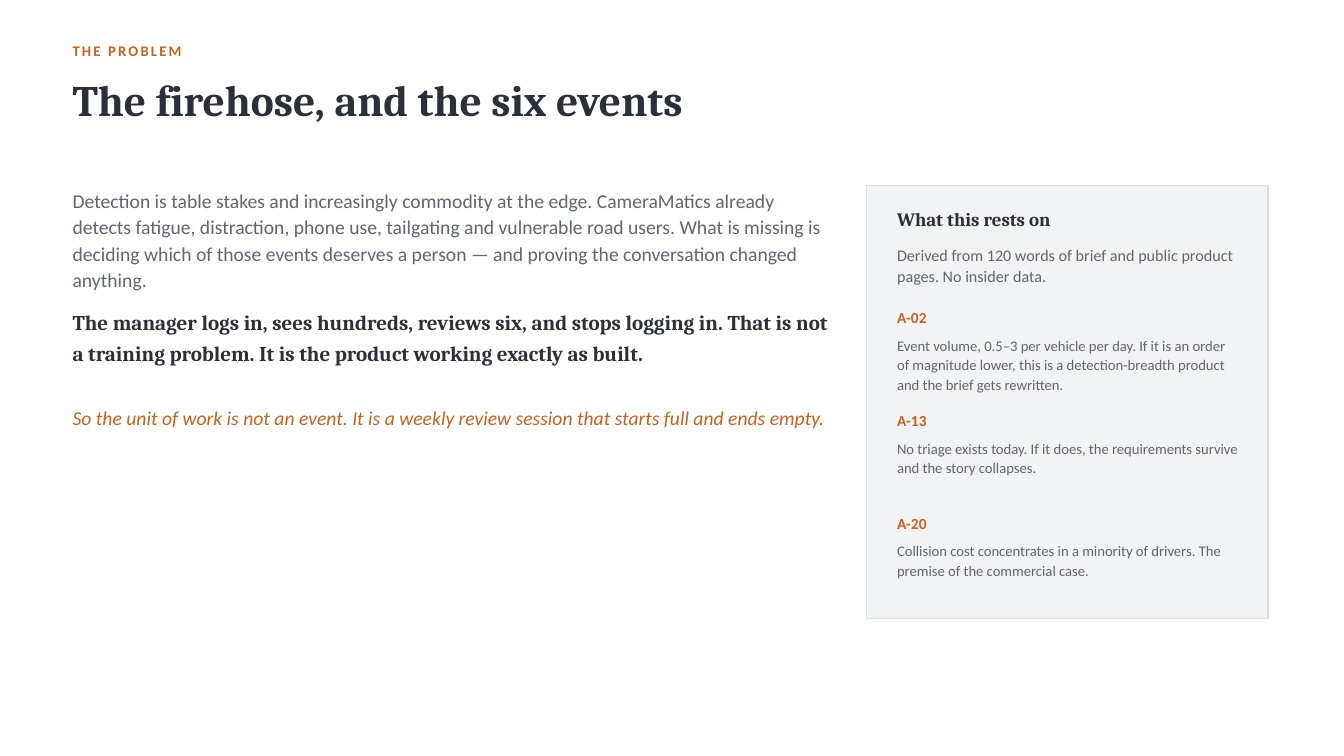
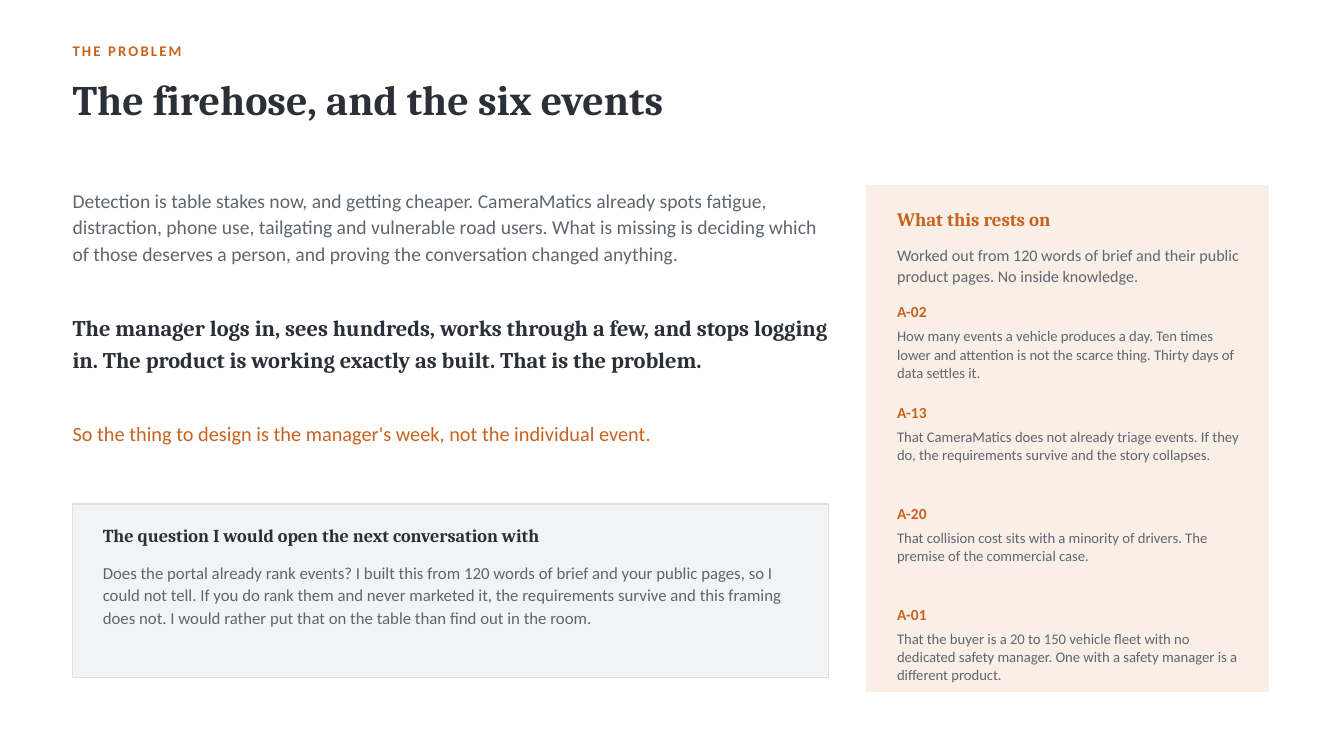
Before and after one commit to dannydaley76/cameramatics-product-brain, a slide deck: slide 3 of Claude outputs/cameramatics-danny-daley.pptx (slide 8 before the commit). Drawn at 1344x756 pixels with LibreOffice and Linux fonts; fonts in the diff are those of the drawing. Boxes give left, top, right and bottom in pixels: in the first picture for what was removed or moved away, otherwise in the second. Text is boxed around its words. In the diff, an @@ line names an element or a change of style, - is before the commit and + after.

```diff
--- a/Claude outputs/cameramatics-danny-daley.pptx
+++ b/Claude outputs/cameramatics-danny-daley.pptx
@@ text "The firehose, and the six ..." at box(73, 85, 663, 121): size 31 to 30 pt; line spacing 36pt to 35pt @@
@@ text at box(73, 194, 816, 265): text changed @@
-Detection is table stakes and increasingly commodity at the edge. CameraMatics already detects fatigue, distraction, phone use, tailgating and vulnerable road users. What is missing is deciding which of those events deserves a person — and proving the conversation changed anything.
+Detection is table stakes now, and getting cheaper. CameraMatics already spots fatigue, distraction, phone use, tailgating and vulnerable road users. What is missing is deciding which of those deserves a person, and proving the conversation changed anything.
@@ rectangle added at box(867, 186, 1268, 692), fill #FAEFE7, outline #FAEFE7 0.75 pt @@
@@ text "What this rests on" at box(897, 213, 1050, 226): text colour #2B3038 to #C8621E @@
@@ text at box(897, 250, 1239, 285): text changed @@
-Derived from 120 words of brief and public product pages. No insider data.
+Worked out from 120 words of brief and their public product pages. No inside knowledge.
@@ text at box(73, 320, 827, 373): text changed; size 15 to 16 pt @@
-The manager logs in, sees hundreds, reviews six, and stops logging in. That is not a training problem. It is the product working exactly as built.
+The manager logs in, sees hundreds, works through a few, and stops logging in. The product is working exactly as built. That is the problem.
@@ text "A-02": place and size @@
-text "A-02" at box(897, 313, 926, 323)
+text "A-02" at box(897, 307, 926, 317)
@@ text removed at box(897, 341, 1226, 393) @@
-Event volume, 0.5–3 per vehicle per day. If it is an order of magnitude lower, this is a detection-breadth product and the brief gets rewritten.
@@ text added at box(897, 331, 1234, 378), 10.5 pt, text #5E666F @@
+How many events a vehicle produces a day. Ten times lower and attention is not the scarce thing. Thirty days of data settles it.
@@ text "A-13": place and size @@
-text "A-13" at box(897, 416, 926, 426)
+text "A-13" at box(897, 408, 926, 418)
@@ text at box(73, 427, 651, 445): text changed; size 14 to 14.5 pt; italic off @@
-So the unit of work is not an event. It is a weekly review session that starts full and ends empty.
+So the thing to design is the manager's week, not the individual event.
@@ text at box(897, 432, 1238, 463): text changed @@
-No triage exists today. If it does, the requirements survive and the story collapses.
+That CameraMatics does not already triage events. If they do, the requirements survive and the story collapses.
@@ rectangle: place and size @@
-rectangle at box(867, 186, 1268, 619)
+rectangle at box(73, 504, 829, 678)
@@ text "A-20": place and size @@
-text "A-20" at box(897, 519, 926, 529)
+text "A-20" at box(897, 509, 926, 519)
@@ text added at box(103, 529, 539, 546), 13 pt, text #2B3038, bold @@
+The question I would open the next conversation with
@@ text at box(897, 533, 1207, 564): text changed @@
-Collision cost concentrates in a minority of drivers. The premise of the commercial case.
+That collision cost sits with a minority of drivers. The premise of the commercial case.
@@ text added at box(103, 567, 781, 627), 12 pt, text #5E666F @@
+Does the portal already rank events? I built this from 120 words of brief and your public pages, so I could not tell. If you do rank them and never marketed it, the requirements survive and this framing does not. I would rather put that on the table than find out in the room.
@@ text added at box(897, 610, 926, 620), 11 pt, text #C8621E, bold @@
+A-01
@@ text added at box(897, 634, 1237, 683), 10.5 pt, text #5E666F @@
+That the buyer is a 20 to 150 vehicle fleet with no dedicated safety manager. One with a safety manager is a different product.
```
Also in this commit, not shown: 14 other slides changed, 5 slides added, 6 slides removed, 1 other file.
